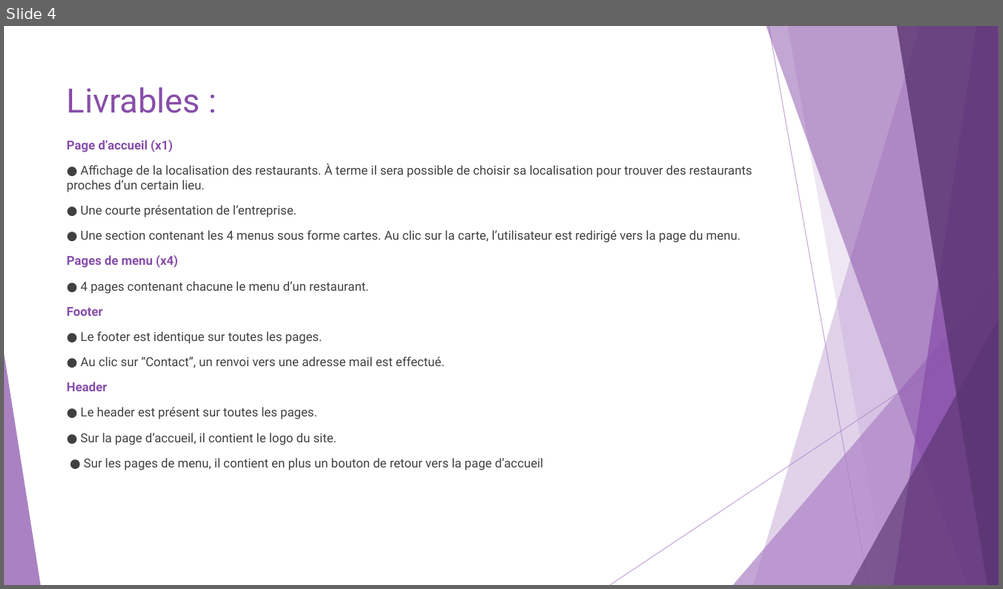
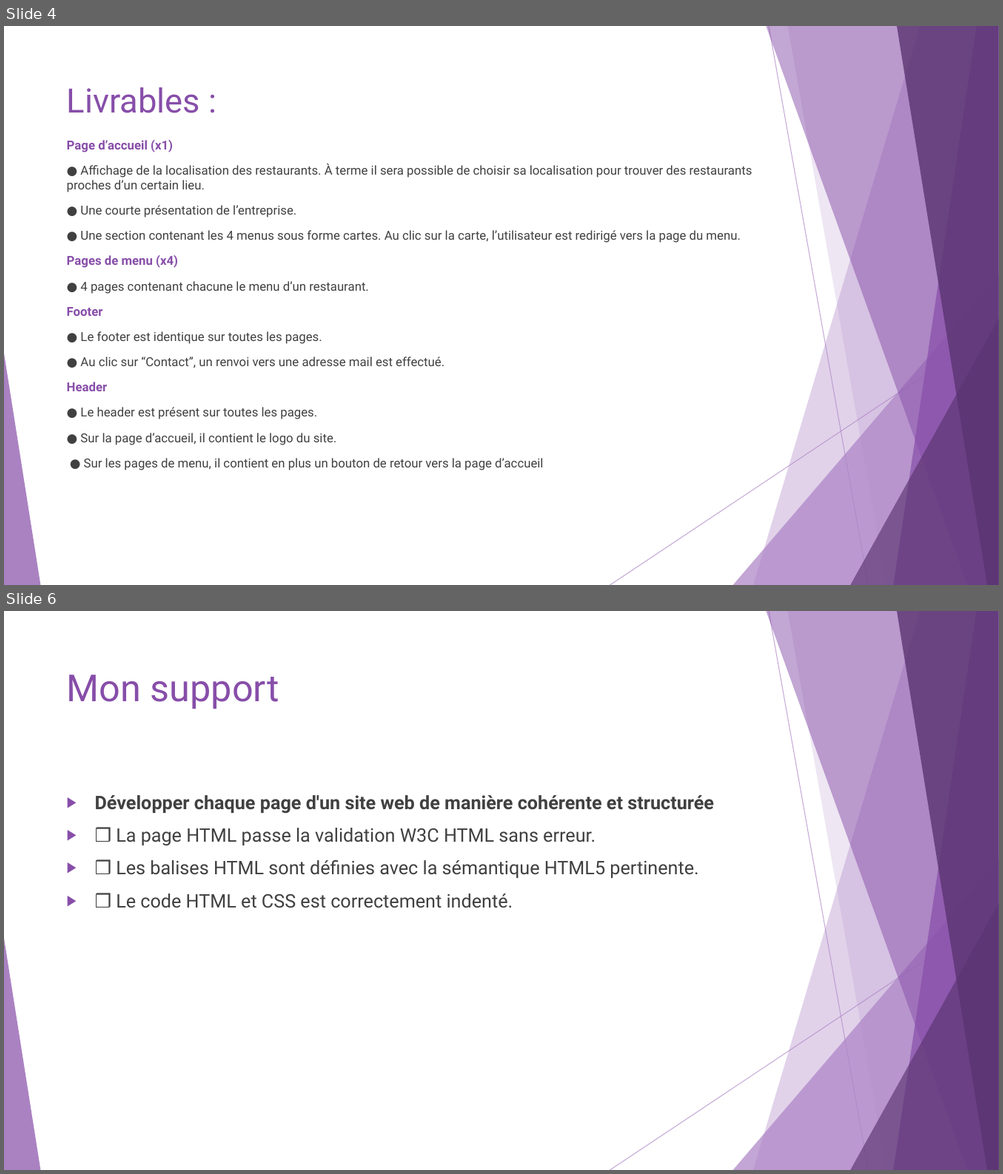
Before and after one commit to vrudy77/Ohmyfood, a slide deck: SUPPORT PROJET N°3.pptx. Shown one above the other, each under a label of ours: slide 4 before the commit, slides 4 and 6 after it; the slides between them are not shown. The pictures are 1003x589 and 1003x1174 pixels, drawn with LibreOffice and Linux fonts; fonts in the diff are those of the drawing. Boxes give left, top, right and bottom in pixels: in the first picture for what was removed or moved away, otherwise in the second. Text is boxed around its words. In the diff, an @@ line names an element or a change of style, - is before the commit and + after.

```diff
--- a/SUPPORT PROJET N°3.pptx
+++ b/SUPPORT PROJET N°3.pptx
@@ slide 6 added at [4,611,999,1170], background #FFFFFF; not listed: 10 template elements that a slide beside it also shows @@
@@ title added at [67,675,279,709], 36 pt, text #874EA9 @@
+Mon support
@@ text added at [95,795,714,908], 18 pt, text #404040 @@
+▶ Développer chaque page d'un site web de manière cohérente et structurée
+▶ ❒ La page HTML passe la validation W3C HTML sans erreur.
+▶ ❒ Les balises HTML sont définies avec la sémantique HTML5 pertinente.
+▶ ❒ Le code HTML et CSS est correctement indenté.
```
Also in this commit, not shown: 3 slides changed, 4 other slides added, 6 other files.
